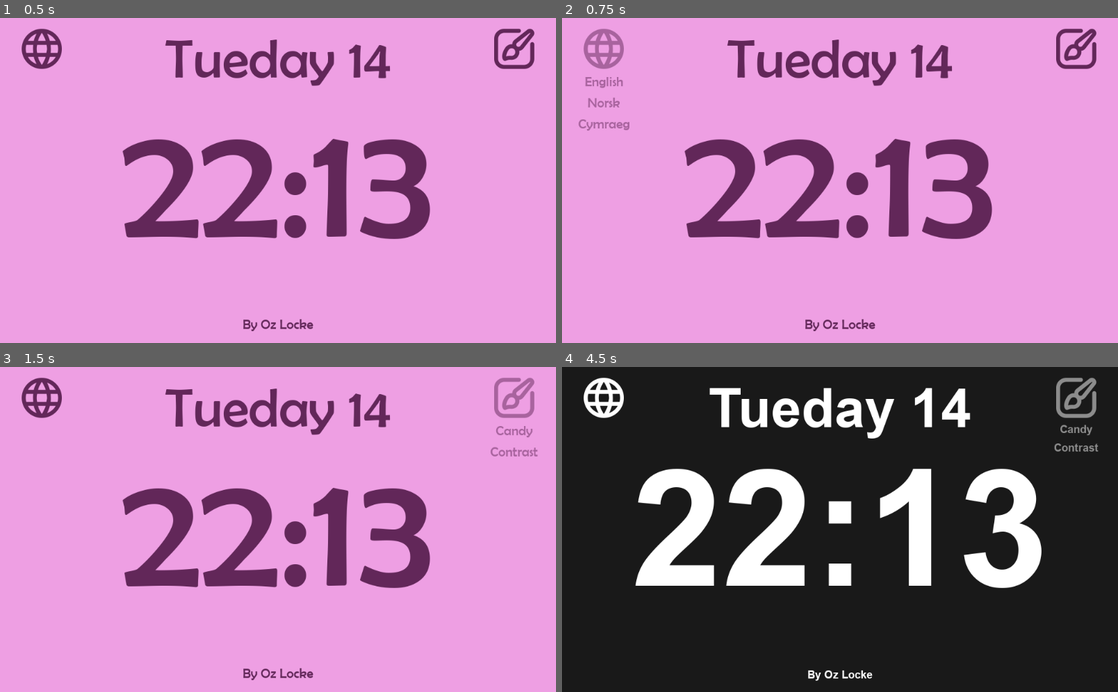
Above: before the commit, frames 1-4 (two rows, left to right).
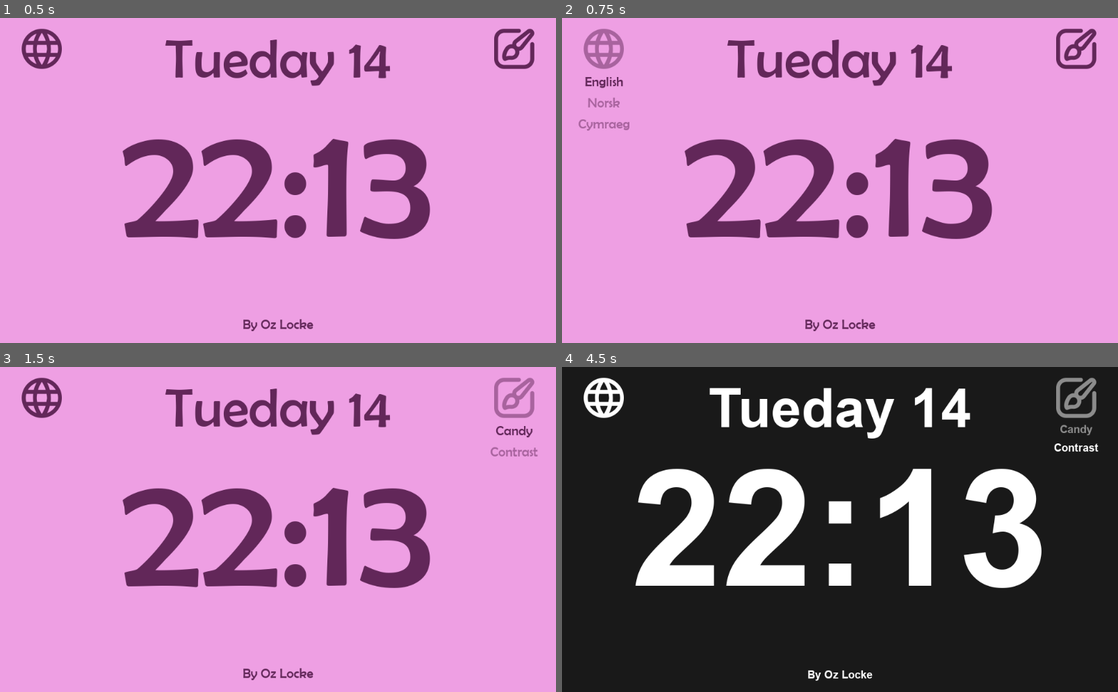
Above: after the commit, the same moments.

Repository: OzLocke/when
Game: Godot game, scene res://main.tscn
Two runs of this game, one before a commit and one after it. Both use one fixed random seed, a clock stepped at 60 frames per second and the inputs below.
Inputs (mouse positions are in pixels of both pictures, inside the frame that each line leads up to):
- Up to frame 1 (0.5 s): no input
- Up to frame 2 (0.75 s): click (606, 60) at 0.5 s
- Up to frame 3 (1.5 s): click (511, 409) at 1.25 s
- Up to frame 4 (4.5 s): click "Candy" at 2 s; click (1073, 409) at 2.75 s; click "Contrast" at 3.5 s; click (1073, 409) at 4.25 s

Frame 1 is identical in both runs. In frame 2, 0.1% of the frame differs, in the area x 4-11%, y 18-22%; in frame 3, less than 0.1%; in frame 4, 0.1%, in the area x 88-97%, y 23-27%.

Commit message:
Button for active langiage or theme is now highlighted when the popup is opened

Diff:
--- a/app/main.gd
+++ b/app/main.gd
@@ -69,6 +69,7 @@
 	position_popup(loc_themes, loc_themes_button)
 
 func _input(event):
+	#Hide popups when clicking away from them
 	if !over_popup:
 		if event.is_action_pressed("ui_cancel"):
 			for popup in get_tree().get_nodes_in_group("popups"):
@@ -141,15 +142,53 @@
 
 	popup.set_position(Vector2(position_x, position_y), false)
 
-func _on_language_pressed(ID):
-	#Set active_language to clicked language
-	active_language = loc_language.get_item_text(ID)
-
-func _on_theme_pressed(ID):
-	#Set active_theme to clicked theme
-	active_theme = loc_themes.get_item_text(ID)
-	#This needs triggering as theme isn't in _process()
-	update_theme()
+func show_popup(opened_popup_name):
+	var verbose = true
+	if verbose: print("func show_popup(" + opened_popup_name + ")")
+
+	#Define and populate variables based on name passed in
+	var popup
+	var popup_parent
+	var active_button
+	var active_button_color = themes[active_theme]["color"]
+	var non_active_button_color = Color(active_button_color.r, active_button_color.g, active_button_color.b, .5)
+	if opened_popup_name == "Language":
+		if verbose: print("Setting up Language popup")
+		popup = loc_language
+		if verbose: print("popup == " + popup.name)
+		popup_parent = loc_language_button
+		if verbose: print("popup_parent == " + popup_parent.name)
+		active_button = active_language
+		if verbose: print("active_button == " + active_button)
+	if opened_popup_name == "Themes":
+		if verbose: print("Setting up Language popup")
+		popup = loc_themes
+		if verbose: print("popup == " + popup.name)
+		popup_parent = loc_themes_button
+		if verbose: print("popup_parent == " + popup_parent.name)
+		active_button = active_theme
+		if verbose: print("active_button == " + active_button)
+
+	#Set color of active button
+	if verbose: print("Finding active button")
+	for button in popup.get_children():
+		if verbose: print("Checking " + button.name)
+		if button.text == active_button:
+			if verbose: print("Button is active")
+			if verbose: print("Changing active button color to " + str(active_button_color))
+			button.add_color_override("font_color", active_button_color)
+		else:
+			if verbose: print("Button not active")
+			if verbose: print("Changing active button color to non-active style")
+			button.add_color_override("font_color", non_active_button_color)
+
+	#Position popup (important for if the user has resized the screen)
+	if verbose: print("Calling position_popup()")
+	position_popup(popup, popup_parent)
+
+	#Show popup
+	if verbose: print("Setting " + popup.name + " to visible")
+	popup.visible = true
 
 func _on_popup_mouse_entered():
 	over_popup = true
@@ -158,14 +197,10 @@
 	over_popup = false
 
 func _on_LanguageButton_button_up():
-	#Show popup on click (moving popup to under it's buttons)
-	position_popup(loc_language, loc_language_button)
-	loc_language.visible = true
+	show_popup("Language")
 
 func _on_ThemesButton_button_up():
-	#Show popup on click (moving popup to under it's buttons)
-	position_popup(loc_themes, loc_themes_button)
-	loc_themes.visible = true
+	show_popup("Themes")
 
 func _on_LanguageButton_mouse_entered():
 	loc_language_button.modulate = Color(color.r, color.g, color.b, .5)
Not shown, changed: when.pck
